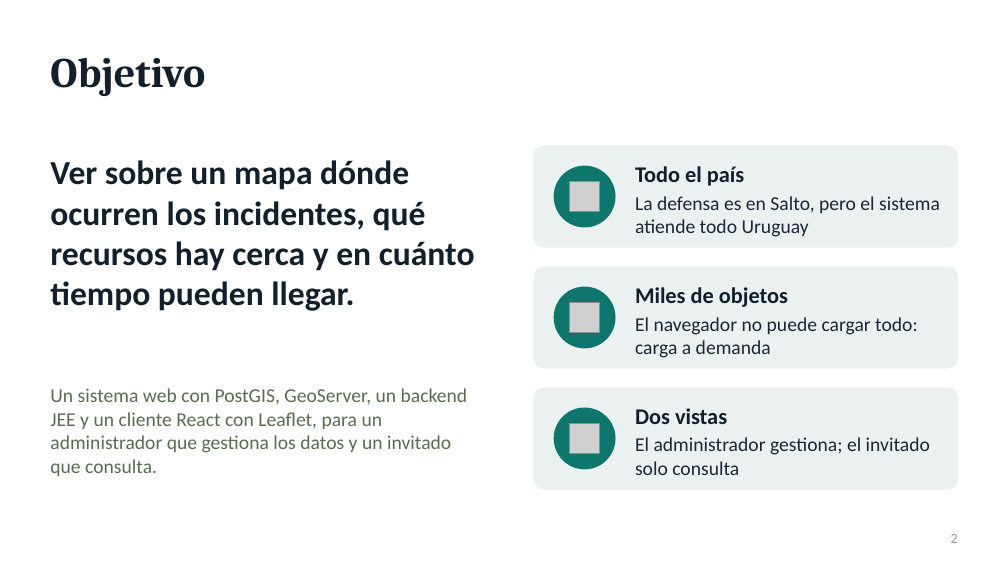
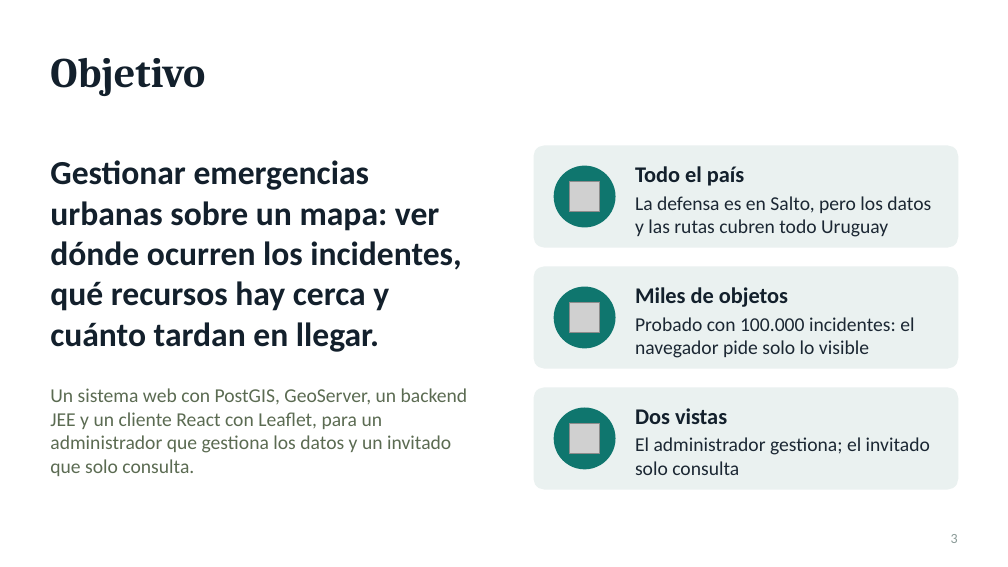
Before and after one commit to Facu185/geotravel, a slide deck: slide 3 of docs/defensa/UrbanSafe_defensa.pptx (slide 2 before the commit). Drawn at 1008x567 pixels with LibreOffice and Linux fonts; fonts in the diff are those of the drawing; grey boxes stand for pictures. Boxes give left, top, right and bottom in pixels: in the first picture for what was removed or moved away, otherwise in the second. Text is boxed around its words. In the diff, an @@ line names an element or a change of style, - is before the commit and + after.

```diff
--- a/docs/defensa/UrbanSafe_defensa.pptx
+++ b/docs/defensa/UrbanSafe_defensa.pptx
@@ text at bbox=[50, 160, 461, 352]: text changed @@
-Ver sobre un mapa dónde ocurren los incidentes, qué recursos hay cerca y en cuánto tiempo pueden llegar.
+Gestionar emergencias urbanas sobre un mapa: ver dónde ocurren los incidentes, qué recursos hay cerca y cuánto tardan en llegar.
@@ text at bbox=[635, 196, 931, 237]: text changed @@
-La defensa es en Salto, pero el sistema atiende todo Uruguay
+La defensa es en Salto, pero los datos y las rutas cubren todo Uruguay
@@ text at bbox=[635, 317, 914, 358]: text changed @@
-El navegador no puede cargar todo: carga a demanda
+Probado con 100.000 incidentes: el navegador pide solo lo visible
@@ text at bbox=[50, 388, 468, 476]: text changed @@
-Un sistema web con PostGIS, GeoServer, un backend JEE y un cliente React con Leaflet, para un administrador que gestiona los datos y un invitado que consulta.
+Un sistema web con PostGIS, GeoServer, un backend JEE y un cliente React con Leaflet, para un administrador que gestiona los datos y un invitado que solo consulta.
```
Also in this commit, not shown: 8 other slides changed, 2 slides added.
